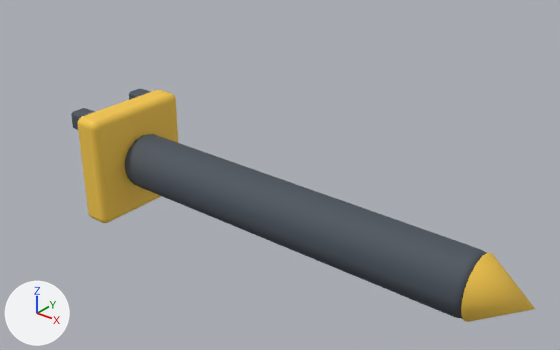
Two versions of the glTF model modelos3d/claude/glb/mandril.glb, one commit apart.
Before and after are seen from a camera (50 mm lens) standing at (0.99, -1.282, 1.042) and looking at (-0.042, 0.008, 0.242). The axes (+X, +Y, +Z) are drawn at lower left. The lights are the same throughout. The older version comes first. Where no turn or scale is listed for an object, it has been applied to the vertices. Vertices at exactly the same position are counted once.

The older version as bpy lines, for what is in view:
```python
me_mesh_0 = bpy.data.meshes.new('Mesh_0')
me_mesh_0.from_pydata(...)  # 152 vertices, 300 faces; spans x -0.04..0.04, y -0.15..0.15, z -0.15..0.15
me_mesh_0.materials.append(mat_material_0)  # yellow #f5c84b
me_mesh_1 = bpy.data.meshes.new('Mesh_1')
me_mesh_1.from_pydata(...)  # 152 vertices, 300 faces; spans x -0.03..0.03, y -0.025..0.025, z -0.025..0.025
me_mesh_1.materials.append(mat_material_1)  # greyish blue #4a525c
me_mesh_2 = bpy.data.meshes.new('Mesh_2')
me_mesh_2.from_pydata(...)  # 152 vertices, 300 faces; spans x -0.03..0.03, y -0.025..0.025, z -0.025..0.025
me_mesh_2.materials.append(mat_material_1)  # greyish blue #4a525c
me_mesh_3 = bpy.data.meshes.new('Mesh_3')
me_mesh_3.from_pydata(...)  # 138 vertices, 256 faces; spans x -0.5..0.5, y -0.075..0.075, z -0.075..0.075
me_mesh_3.materials.append(mat_material_1)  # greyish blue #4a525c
me_mesh_4 = bpy.data.meshes.new('Mesh_4')
me_mesh_4.from_pydata(...)  # 19 vertices, 32 faces; spans x -0.06..0.06, y -0.075..0.075, z -0.075..0.075
me_mesh_4.materials.append(mat_material_0)  # yellow #f5c84b
ob_gancho_garfo = bpy.data.objects.new('gancho_garfo', me_mesh_1)
ob_gancho_garfo.location = (-0.62, 0.1, 0.27)
ob_gancho_garfo_001 = bpy.data.objects.new('gancho_garfo.001', me_mesh_2)
ob_gancho_garfo_001.location = (-0.62, -0.1, 0.27)
ob_haste = bpy.data.objects.new('haste', me_mesh_3)
ob_haste.location = (-0.02, 0.0, 0.15)
ob_placa_fixacao = bpy.data.objects.new('placa_fixacao', me_mesh_0)
ob_placa_fixacao.location = (-0.56, 0.0, 0.15)
ob_ponta = bpy.data.objects.new('ponta', me_mesh_4)
ob_ponta.location = (0.54, 0.0, 0.15)
```
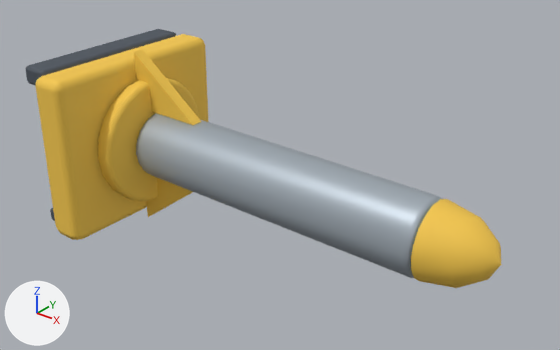
Changed parts and their boxes (x1, y1, x2, y2) in the pictures (560 x 350 px):
'haste', deleted: before (125, 134, 486, 319)
'ariete', added: after (136, 113, 442, 278)
'placa_traseira', added (yellow): after (35, 34, 209, 240)
'ponta', reshaped, moved (21% wider, 27% taller): before (461, 252, 535, 322); after (411, 199, 501, 288)
'placa_fixacao', deleted (yellow): before (78, 90, 178, 223)
'batente', added (yellow): after (98, 78, 199, 201)
'gancho_superior', added: after (26, 29, 176, 85)
'reforco.001', added (yellow): after (134, 49, 201, 125)
'reforco', added (yellow): after (146, 178, 192, 217)
'gancho_garfo.001', deleted: before (71, 108, 95, 130)
'gancho_garfo', deleted: before (129, 89, 151, 100)

Diff of the bpy script that builds the scene:
```diff
--- a/modelos3d/claude/glb/mandril.glb.py
+++ b/modelos3d/claude/glb/mandril.glb.py
@@ me_mesh_4 @@
-me_mesh_4.from_pydata(...)  # 19 vertices, 32 faces; spans x -0.06..0.06, y -0.075..0.075, z -0.075..0.075
+me_mesh_4.from_pydata(...)  # 76 vertices, 108 faces; spans x 0.0..0.15, y -0.09..0.09, z -0.089..0.089
+# me_mesh_4 part 1: the whole mesh is rebuilt
 me_mesh_4.materials.append(mat_material_0)
@@ me_mesh_5 @@
+me_mesh_5.from_pydata([(0.0, 0.015, 0.0), (0.0, 0.015, 0.15), (0.2, 0.015, 0.0), (0.2, -0.015, 0.0), (0.0, -0.015, 0.15), (0.0, -0.015, 0.0)], [], [(0, 1, 2), (3, 4, 5), (0, 2, 5), (2, 3, 5), (2, 1, 3), (1, 4, 3), (1, 0, 4), (0, 5, 4)])
+me_mesh_5.materials.append(mat_material_0)  # yellow #f5c84b
@@ me_mesh_4_1 @@
+me_mesh_4_1.from_pydata([(0.0, 0.015, 0.0), (0.2, 0.015, 0.0), (0.0, 0.015, -0.15), (0.0, -0.015, -0.15), (0.2, -0.015, 0.0), (0.0, -0.015, 0.0)], [], [(0, 1, 2), (3, 4, 5), (0, 2, 5), (2, 3, 5), (2, 1, 3), (1, 4, 3), (1, 0, 4), (0, 5, 4)])
+me_mesh_4_1.materials.append(mat_material_0)  # yellow #f5c84b
@@ ob_placa_fixacao @@
-ob_placa_fixacao = bpy.data.objects.new('placa_fixacao', me_mesh_0)
@@ ob_gancho_garfo @@
-ob_gancho_garfo = bpy.data.objects.new('gancho_garfo', me_mesh_1)
@@ ob_gancho_garfo_001 @@
-ob_gancho_garfo_001 = bpy.data.objects.new('gancho_garfo.001', me_mesh_2)
@@ ob_haste @@
-ob_haste = bpy.data.objects.new('haste', me_mesh_3)
@@ ob_ponta @@
 ob_ponta = bpy.data.objects.new('ponta', me_mesh_4)
-ob_ponta.location = (0.54, 0.0, 0.15)
+ob_ponta.location = (0.37, 0.0, 0.22)
@@ ob_ariete @@
+ob_ariete = bpy.data.objects.new('ariete', me_mesh_6)  # 154 vertices, 288 faces; spans x -0.41..0.41, y -0.09..0.09, z -0.089..0.089; in mat_material_2 (grey #aab4bd)
+ob_ariete.location = (-0.04, 0.0, 0.22)
@@ ob_reforco_001 @@
+ob_reforco_001 = bpy.data.objects.new('reforco.001', me_mesh_5)
+ob_reforco_001.location = (-0.5, 0.0, 0.31)
@@ ob_reforco @@
+ob_reforco = bpy.data.objects.new('reforco', me_mesh_4_1)
+ob_reforco.location = (-0.5, 0.0, 0.13)
@@ ob_batente @@
+ob_batente = bpy.data.objects.new('batente', me_mesh_3_1)  # 170 vertices, 320 faces; spans x -0.025..0.025, y -0.17..0.17, z -0.17..0.17; in mat_material_0 (yellow #f5c84b)
+ob_batente.location = (-0.475, 0.0, 0.22)
@@ ob_gancho_inferior @@
+ob_gancho_inferior = bpy.data.objects.new('gancho_inferior', me_mesh_2_1)  # 56 vertices, 108 faces; spans x -0.03..0.03, y -0.23..0.23, z -0.02..0.02; in mat_material_1 (greyish blue #4a525c)
+ob_gancho_inferior.location = (-0.62, 0.0, 0.03)
@@ ob_gancho_superior @@
+ob_gancho_superior = bpy.data.objects.new('gancho_superior', me_mesh_1_1)  # 56 vertices, 108 faces; spans x -0.04..0.04, y -0.23..0.23, z -0.025..0.025; in mat_material_1 (greyish blue #4a525c)
+ob_gancho_superior.location = (-0.63, 0.0, 0.42)
@@ ob_placa_traseira @@
+ob_placa_traseira = bpy.data.objects.new('placa_traseira', me_mesh_0_1)  # 56 vertices, 108 faces; spans x -0.05..0.05, y -0.26..0.26, z -0.22..0.22; in mat_material_0 (yellow #f5c84b)
+ob_placa_traseira.location = (-0.55, 0.0, 0.22)
```
